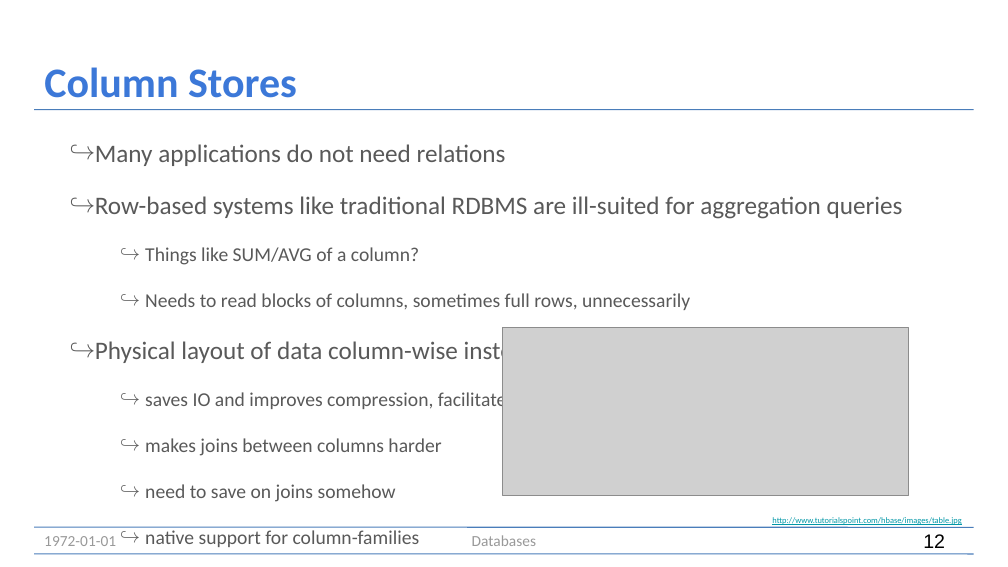
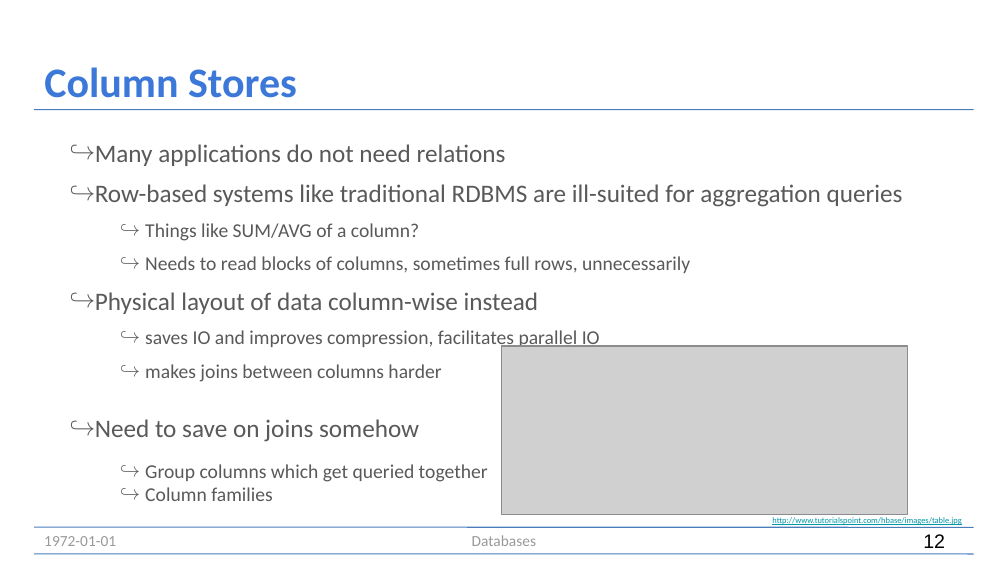
Before and after one commit to mlassnig/Databases-Introductory-Course, a slide deck: slide 12 of slides/Databases.odp. Drawn at 1008x567 pixels with LibreOffice and Linux fonts; fonts in the diff are those of the drawing; grey boxes stand for pictures. Boxes give left, top, right and bottom in pixels: in the first picture for what was removed or moved away, otherwise in the second. Text is boxed around its words. In the diff, an @@ line names an element or a change of style, - is before the commit and + after.

```diff
--- a/slides/Databases.odp
+++ b/slides/Databases.odp
@@ text at <box>95,144,903,382</box>: less space between paragraphs @@
@@ picture: place and size @@
-picture at <box>503,328,909,496</box>
+picture at <box>501,346,907,514</box>
@@ text at <box>95,419,488,501</box>: text changed @@
-  ↪ need to save on joins somehow
-  ↪ native support for column-families
+↪ Need to save on joins somehow
+  ↪ Group columns which get queried together
+  ↪ Column families
```
Also in this commit, not shown: 21 other slides changed, 2 slides removed, 1 other file.
